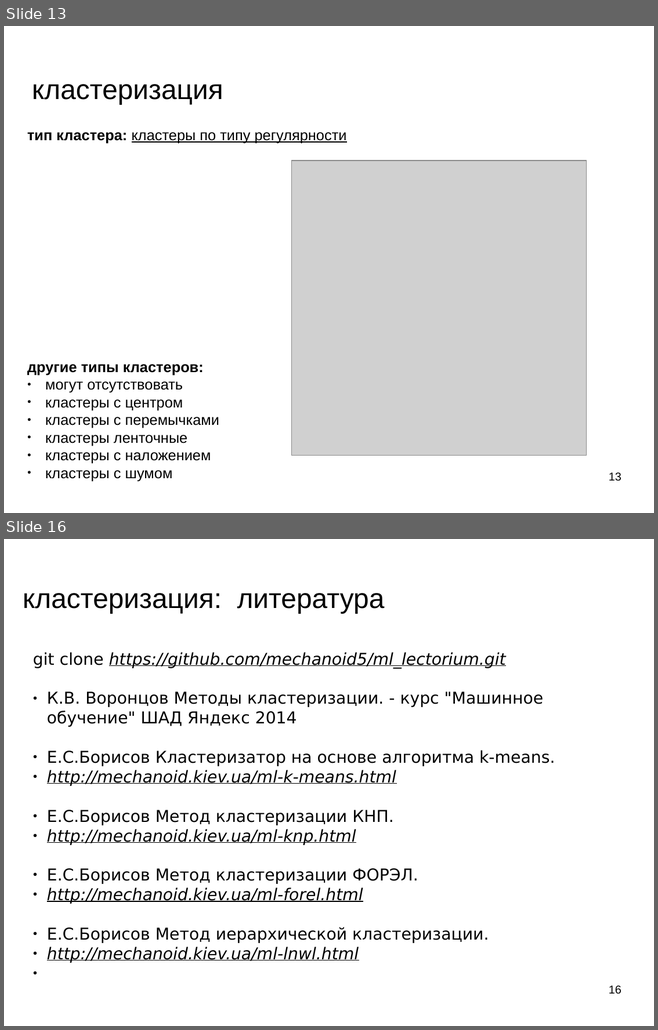
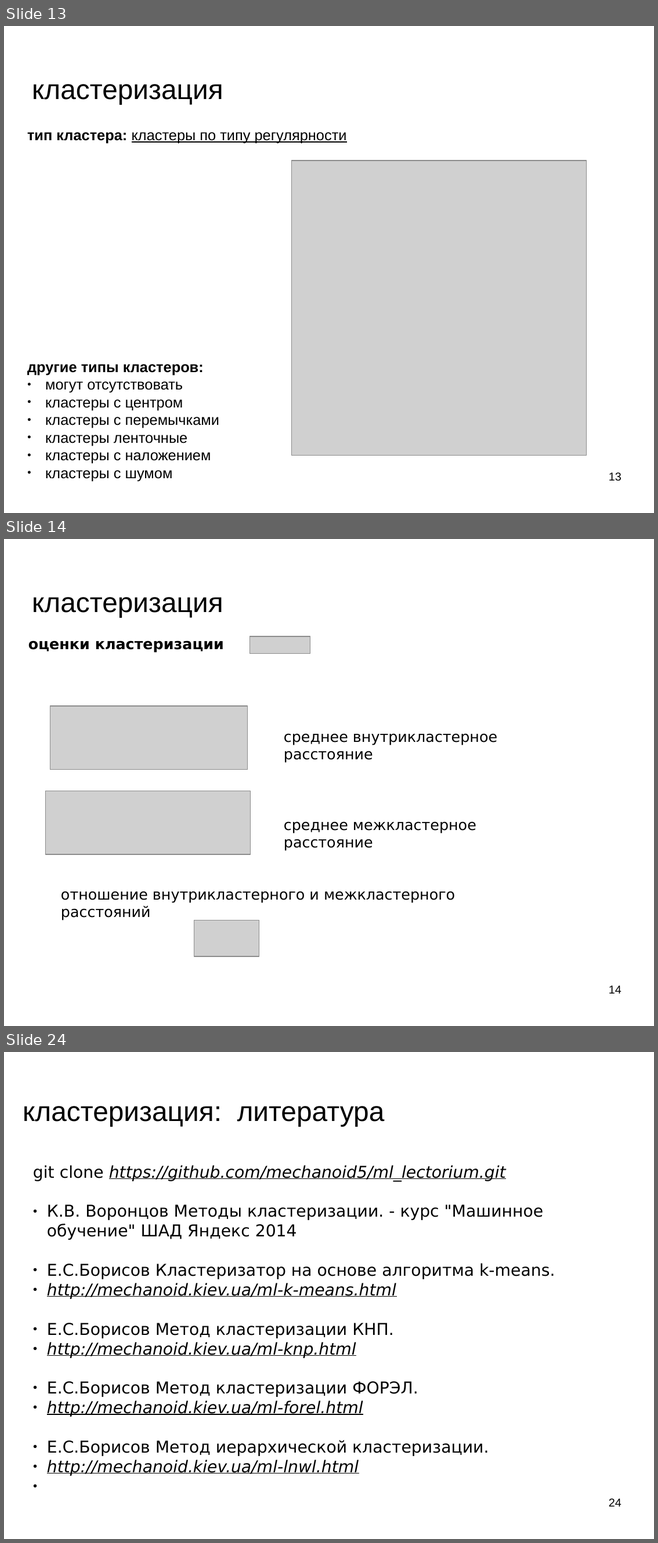
Before and after one commit to mechanoid5/ml_lectorium_legacy, a slide deck: 07-cluster.odp. Shown one above the other, each under a label of ours: slides 13 and 16 before the commit, slides 13, 14 and 24 after it; the slides between them are not shown. The pictures are 658x1030 and 658x1543 pixels, drawn with LibreOffice and Linux fonts; fonts in the diff are those of the drawing; grey boxes stand for pictures; background and template pictures are left out. Boxes give left, top, right and bottom in pixels: in the first picture for what was removed or moved away, otherwise in the second. Text is boxed around its words. In the diff, an @@ line names an element or a change of style, - is before the commit and + after.

```diff
--- a/07-cluster.odp
+++ b/07-cluster.odp
@@ slide 14 added at bbox=[4, 539, 654, 1026], background picture (left out) @@
@@ title added at bbox=[32, 597, 223, 617], 33.9 pt, text #000000 @@
+кластеризация
@@ text added at bbox=[28, 641, 224, 653], 18 pt, text #000000, bold @@
+оценки кластеризации
@@ picture added at bbox=[250, 636, 310, 653] @@
@@ picture added at bbox=[50, 706, 248, 769] @@
@@ text added at bbox=[284, 733, 497, 763], 18 pt, text #000000 @@
+среднее внутрикластерное расстояние
@@ picture added at bbox=[46, 791, 250, 855] @@
@@ text added at bbox=[284, 821, 476, 851], 18 pt, text #000000 @@
+среднее межкластерное расстояние
@@ text added at bbox=[61, 891, 455, 921], 18 pt, text #000000 @@
+отношение внутрикластерного и межкластерного расстояний
@@ picture added at bbox=[194, 921, 259, 957] @@
@@ page number added at bbox=[608, 986, 621, 994], 14 pt, text #000000 @@
+14
@@ what was slide 16 is now slide 24 @@
@@ page number at bbox=[608, 1499, 621, 1507]: text changed @@
-16
+24
```
Also in this commit, not shown: 2 slides changed, 8 other slides added, 1 slide removed, 13 other files.
